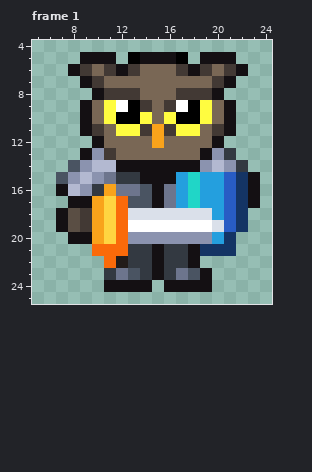
Two states of a pixel-art file, editables/owls.aseprite. That is the earlier state.
32x32 pixels, 5 frames. Shown: frame 1: x 5..24, y 4..25. The commit also changed other frames, which this record leaves out.
New version:
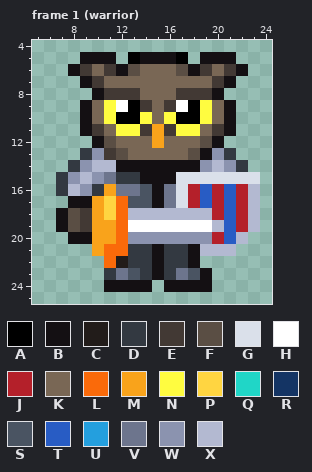
Palette (. is transparent): A #000000  B #141013  C #221c1a  D #333941  E #423934  F #5a4e44  G #dae0ea  H #ffffff  J #b4202a  K #796755  L #fa6a0a  M #f9a31b  N #fffc40  P #ffd541  Q #20d6c7  R #143464  S #4a5462  T #285cc4  U #249fde  V #6d758d  W #8b93af  X #b3b9d1
Changes in this commit:
layer "owl" now hidden
Frame 1 (warrior), layers "sword", "other-owl Copy Copy":
y 6: x 13 E -> F; x 17 E -> F
y 12: x 11 K -> F; x 19 K -> F
y 13: x 9 B -> D; x 12 K -> F; x 18 K -> F
y 14: x 8 S -> D
y 15: x 7 S -> D; x 17..23 UQUUTRB -> GGGGGGG
y 16: x 7 B -> D; x 17..20 UQUU -> GJTJ; x 22..23 RB -> JX
y 17: x 17..20 UQUU -> GJTJ; x 22..23 RB -> JX
y 18: x 13..20 GGGGGGGU -> XXXXXXXJ; x 22..23 R. -> JX
y 19: x 11 P -> M; x 20 G -> X; x 22..23 R. -> JX
y 20: x 11 P -> M; x 20..22 UR. -> JTX
y 21: x 10 L -> M; x 19..21 RRR -> XXX
Changed places in both pictures, as pixel boxes (x1, y1, x2, y2):
changed: (128, 64, 140, 76)
changed: (176, 64, 188, 76)
changed: (56, 136, 260, 256)
